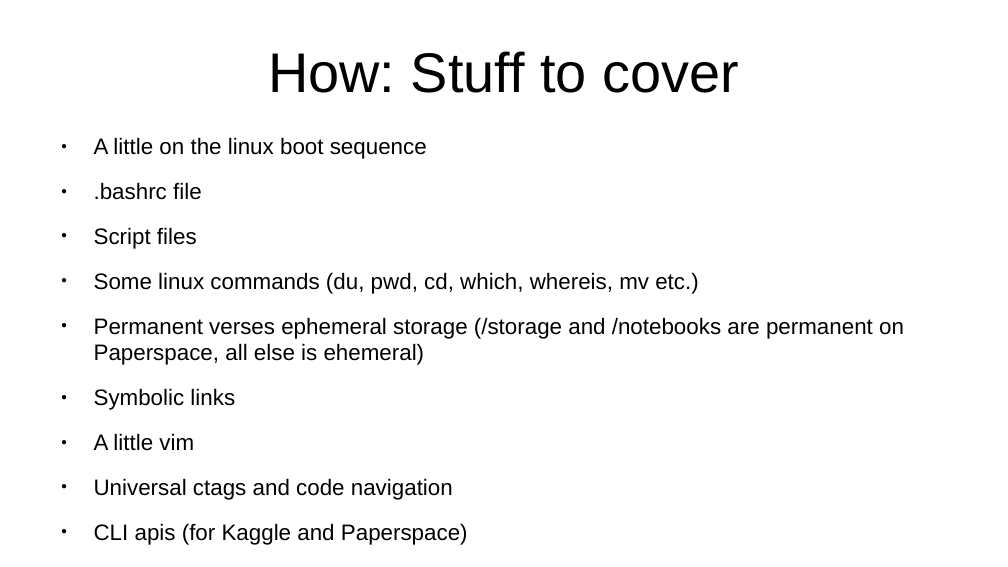
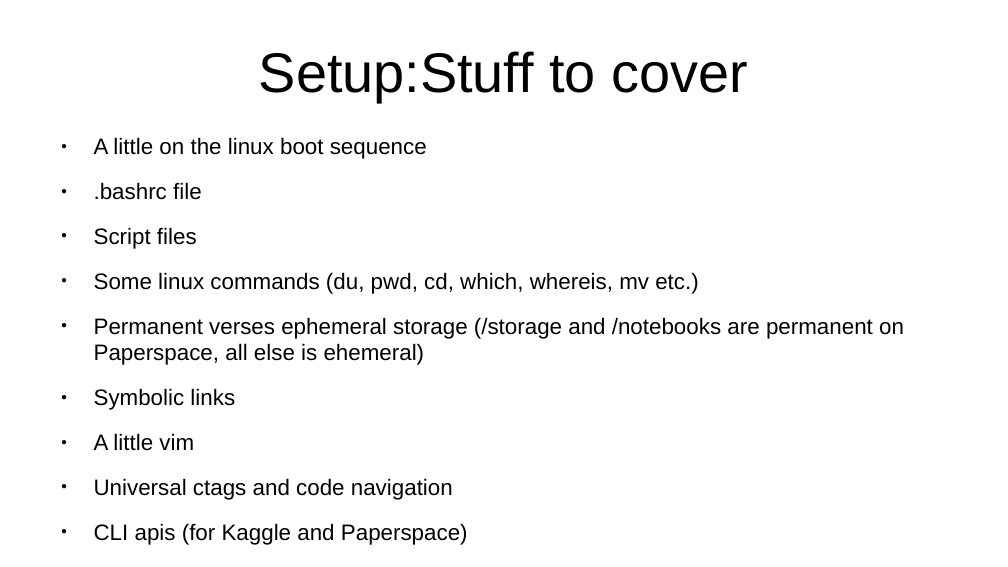
Before and after one commit to kperkins411/PCSE_595, a slide deck: slide 22 of content/Setting_up_cloud_machine.odp (slide 15 before the commit). Drawn at 1008x567 pixels with LibreOffice and Linux fonts; fonts in the diff are those of the drawing. Boxes give left, top, right and bottom in pixels: in the first picture for what was removed or moved away, otherwise in the second. Text is boxed around its words. In the diff, an @@ line names an element or a change of style, - is before the commit and + after.

```diff
--- a/content/Setting_up_cloud_machine.odp
+++ b/content/Setting_up_cloud_machine.odp
@@ title at [259,51,748,102]: text changed @@
-How: Stuff to cover
+Setup:Stuff to cover
```
Also in this commit, not shown: 3 other slides changed, 7 slides added, 2 other files.
